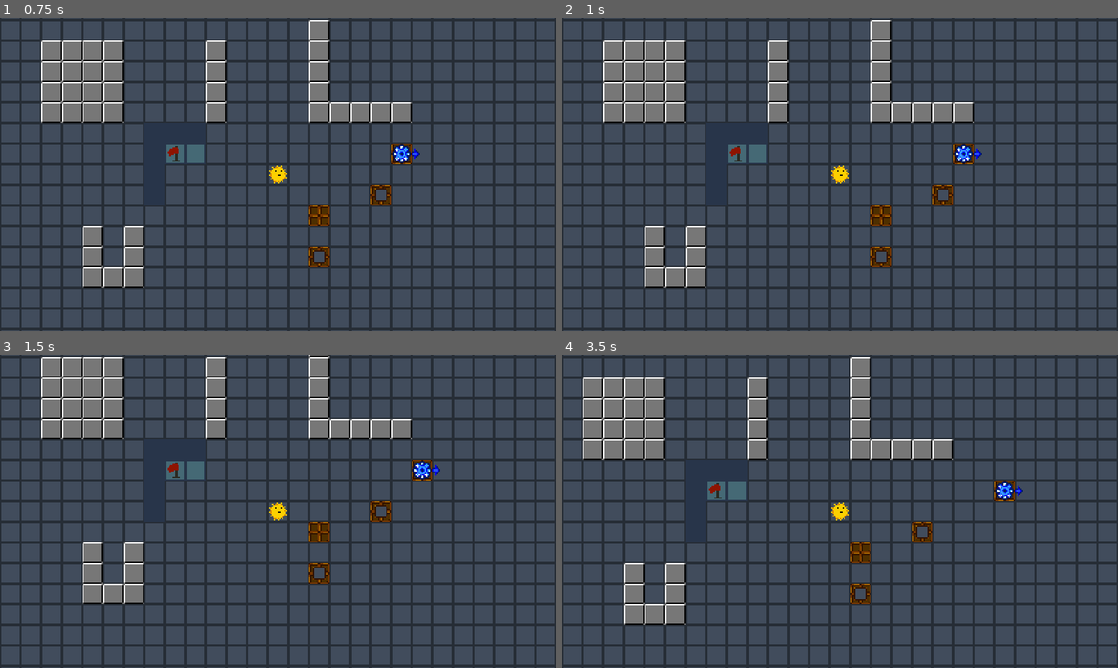
Above: before the commit, frames 1-4 (two rows, left to right).
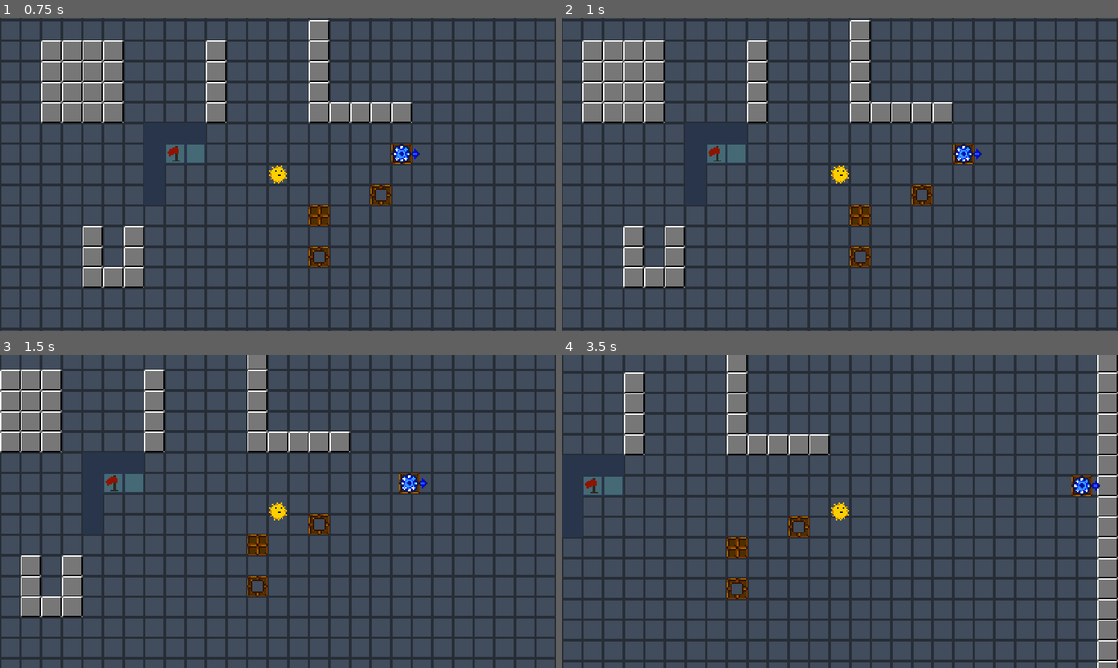
Above: after the commit, the same moments.

Repository: UnstableStrafe/LinkCube
Game: Godot game, scene res://test/test.tscn
Two runs of this game, one before a commit and one after it. Both use one fixed random seed, a clock stepped at 60 frames per second and the inputs below. This scene is started directly instead of the project's main scene.
Inputs:
- Up to frame 1 (0.75 s): tap Enter at 0.5 s; hold D (move_right) from 0.53 s (still down); hold Z (undo) from 0.53 s (still down)
- Up to frame 2 (1 s): keep holding D (move_right); keep holding Z (undo)
- Up to frame 3 (1.5 s): release D (move_right) at 1.28 s; release Z (undo) at 1.28 s; hold S (move_down) from 1.28 s (still down); tap Space (next_level) at 1.35 s
- Up to frame 4 (3.5 s): tap Z (undo) at 1.55, 2.85 s; release S (move_down) at 2.03 s; hold D (move_right) 2.03-2.78 s; hold Z (undo) 2.03-2.78 s; hold W (move_up) from 2.78 s (still down)

Frame 1 is identical in both runs. In frame 2, 15% of the frame differs, in the area x 0-97%, y 0-100%; in frame 3, 37%, in the area x 0-100%, y 0-100%; in frame 4, 37%.
Error in both runs: Invalid access to property or key 'did_action' on a base object of type 'Nil'. (res://resources/undo_manager.gd:8)

Commit message:
Allow for movement keys to be held

Diff:
--- a/player/player.gd
+++ b/player/player.gd
@@ -10,21 +10,21 @@
 var is_moving := false
 var input_lock := false
 
-
-func _unhandled_input(event: InputEvent) -> void:
+# Use process to repeatedly move while the key is held
+func _process(_delta: float) -> void:
 	if is_moving: return
 	if input_lock: return
 
-	if event.is_action_pressed("move_up"):
+	if Input.is_action_pressed("move_up"):
 		move(Vector2.UP)
-	elif event.is_action_pressed("move_down"):
+	elif Input.is_action_pressed("move_down"):
 		move(Vector2.DOWN)
-	elif event.is_action_pressed("move_left"):
+	elif Input.is_action_pressed("move_left"):
 		move(Vector2.LEFT)
-	elif event.is_action_pressed("move_right"):
+	elif Input.is_action_pressed("move_right"):
 		move(Vector2.RIGHT)
 
-	elif event.is_action_pressed("wait"):
+	elif Input.is_action_pressed("wait"):
 		input_lock = true
 		Global.move.emit()
 		var timer = get_tree().create_timer(Global.move_time)
--- a/resources/undo_manager.gd
+++ b/resources/undo_manager.gd
@@ -28,7 +28,6 @@
 	save_states()
 
 func undo_action() -> void:
-	print("restore")
 	action_list.pop_back()  # Remove the current state
 	var positions: Dictionary = action_list[-1]  # Restore previous state
 
